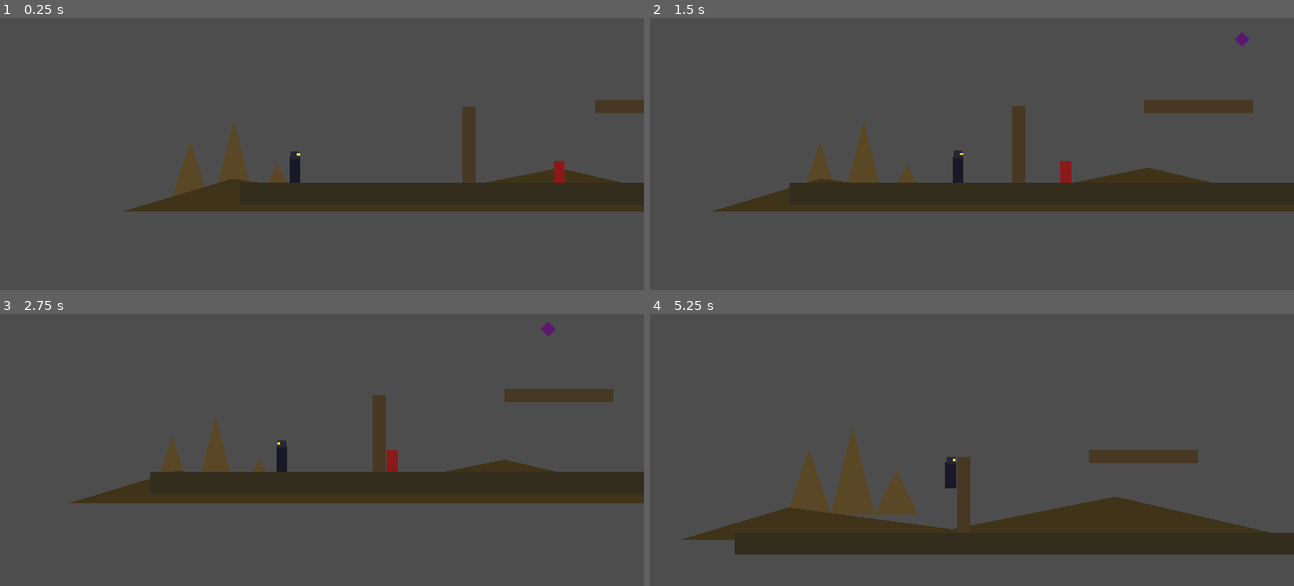
Above: before the commit, frames 1-4 (two rows, left to right).
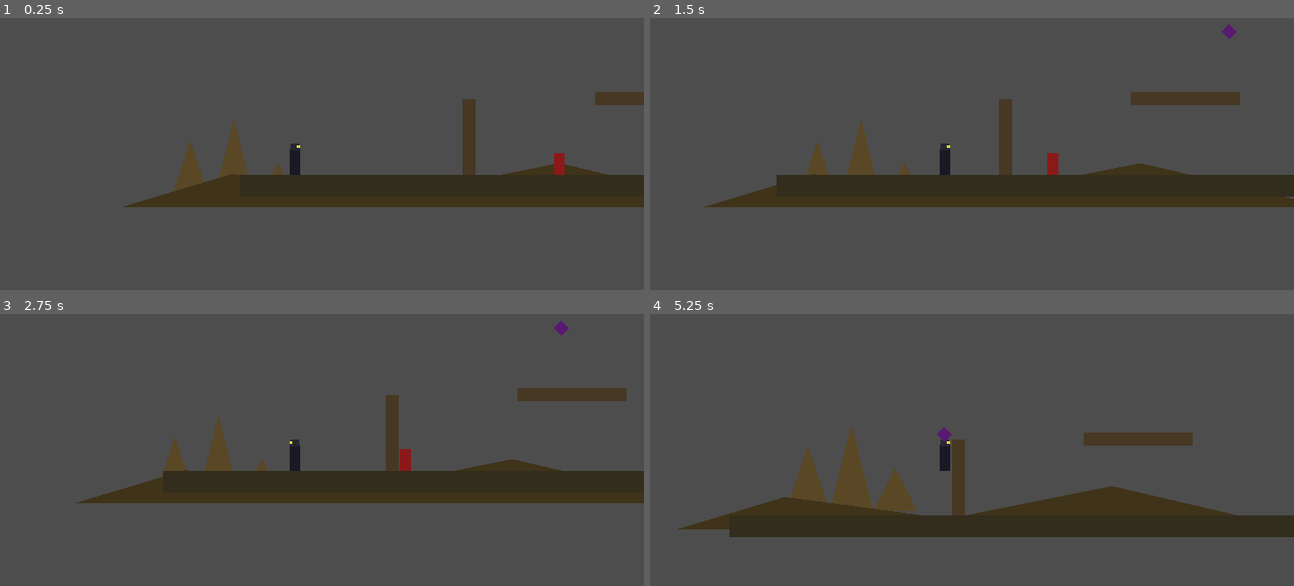
Above: after the commit, the same moments.

Repository: GloriousOrange/Iron-Lotus
Game: Godot game, scene res://scenes/Main.tscn
Two runs of this game, one before a commit and one after it. Both use one fixed random seed, a clock stepped at 60 frames per second and the inputs below.
Inputs (mouse positions are in pixels of both pictures, inside the frame that each line leads up to):
- Up to frame 1 (0.25 s): no input
- Up to frame 2 (1.5 s): move the mouse to (1100, 143) at 0.52 s; hold D (move_right) from 0.53 s (still down); tap Space (jump) at 0.6, 0.77, 1.07 s; click (1100, 143) at 0.67 s; move the mouse to (804, 181) at 1.27 s; tap J (attack1) at 1.35 s
- Up to frame 3 (2.75 s): tap Space (jump) at 1.52, 1.55, 1.82, 2.3 s; move the mouse to (367, 371) at 2.02 s; release D (move_right) at 2.03 s; hold A (move_left) from 2.03 s (still down); tap K (attack2) at 2.1 s
- Up to frame 4 (5.25 s): move the mouse to (907, 537) at 2.77 s; release A (move_left) at 2.78 s; hold D (move_right) 2.78-4.28 s; tap L (attack3) at 2.85 s; click (907, 537) at 2.92 s; tap Space (jump) at 3.02, 3.05, 3.32, 3.77, 3.8, 4.07, 4.52, 4.55, 4.82, 5.1 s; move the mouse to (1152, 518) at 3.52 s; hold Shift (block) 3.53-4.28 s; move the mouse to (733, 398) at 4.27 s; hold A (move_left) 4.28-5.03 s; tap Ctrl (dodge) at 4.35 s; move the mouse to (978, 458) at 5.02 s; hold D (move_right) from 5.03 s (still down); click (978, 458) at 5.17 s

The runs differ from the first frame. In frame 1, 3.8% of the frame differs, in the area x 19-100%, y 27-72%; in frame 2, 6.8%; in frame 3, 2.8%; in frame 4, 12%, in the area x 4-100%, y 41-89%.

Commit message:
Fix permanent invisibility bug on movement
Root cause: _update_facing() derived sprite.scale.x from its own
previous value (abs(scale.x) * facing). Facing normally stays ±1, but
a near-zero gamepad axis reading could round through signi() to
exactly 0 for a single frame, permanently zeroing scale.x from then on
(abs(0) * anything == 0 forever) -- the character would render at
zero width and never recover, matching "goes invisible once I move."

Fixed by deriving scale from a fixed magnitude constant instead of
reading back the mutated value, and gating facing/direction changes
behind an explicit deadzone so a noisy near-zero reading can never
register as a direction change. Applied the same fix to
EnemyHumanoid/EnemyFlying, which used the identical self-referential
pattern and were vulnerable to the same failure mode. Also removed a
counterproductive Camera2D position-smoothing setting discovered while
investigating -- the camera is a rigid child of the player, so
smoothing only added lag with no benefit, another way the player could
appear to drift toward the edge of the screen during movement.

Reproduced and verified via a temporary in-engine debug harness
(removed before commit) that auto-drove movement and captured
viewport frames directly, sidestepping unreliable desktop screenshots.

Co-Authored-By: Claude Sonnet 5 <noreply@anthropic.com>
Claude-Session: https://claude.ai/code/session_016vJwi5LB5wTBGbHKRXL5vZ

Diff:
--- a/scenes/player/Ninja.tscn
+++ b/scenes/player/Ninja.tscn
@@ -40,5 +40,3 @@
 shape = SubResource("RectangleShape2D_hitbox")
 
 [node name="Camera2D" type="Camera2D" parent="."]
-position_smoothing_enabled = true
-position_smoothing_speed = 8.0
--- a/scripts/enemies/EnemyFlying.gd
+++ b/scripts/enemies/EnemyFlying.gd
@@ -9,6 +9,7 @@
 const ATTACK_COOLDOWN := 1.2
 const BOB_HEIGHT := 14.0
 const BOB_SPEED := 2.0
+const VISUAL_SCALE_X := 1.0   ## fixed magnitude -- never derived from itself
 
 var _home_y := 0.0
 var _t := 0.0
@@ -47,7 +48,14 @@
 		velocity.x = _dir * PATROL_SPEED
 		velocity.y = cos(_t * BOB_SPEED) * BOB_HEIGHT - (global_position.y - _home_y)
 
-	if velocity.x != 0.0:
-		scale.x = abs(scale.x) * signi(velocity.x)
+	# Deadzone-gated so a near-vertical dive (velocity.x close to 0) can never
+	# collapse the facing direction to 0 -- that would permanently zero
+	# scale.x via a self-referential formula and hide the enemy for good.
+	# Keep the previous facing direction instead of flipping on tiny values.
+	if velocity.x > 1.0:
+		_dir = 1
+	elif velocity.x < -1.0:
+		_dir = -1
+	scale.x = VISUAL_SCALE_X * _dir
 
 	move_and_slide()
--- a/scripts/enemies/EnemyHumanoid.gd
+++ b/scripts/enemies/EnemyHumanoid.gd
@@ -9,6 +9,7 @@
 const AGGRO_RANGE := 220.0
 const ATTACK_RANGE := 34.0
 const ATTACK_COOLDOWN := 1.0
+const VISUAL_SCALE_X := 1.0   ## fixed magnitude -- never derived from itself
 
 @onready var ledge_check: RayCast2D = $LedgeCheck
 @onready var wall_check: RayCast2D = $WallCheck
@@ -45,7 +46,14 @@
 		in_aggro = global_position.distance_to(_player.global_position) <= AGGRO_RANGE
 
 	if in_aggro:
-		_dir = signi(to_player) if to_player != 0.0 else _dir
+		# Deadzone-gated: a near-zero `to_player` (enemy almost exactly aligned
+		# with the player) must never collapse `_dir` to 0 -- that would
+		# permanently zero `scale.x` below (self-referential formula) and
+		# freeze/hide the enemy for good. Keep the previous direction instead.
+		if to_player > 1.0:
+			_dir = 1
+		elif to_player < -1.0:
+			_dir = -1
 		velocity.x = _dir * CHASE_SPEED
 		if abs(to_player) <= ATTACK_RANGE and _attack_cd <= 0.0:
 			_attack()
@@ -54,8 +62,7 @@
 		if is_on_floor() and (not ledge_check.is_colliding() or wall_check.is_colliding()):
 			_dir *= -1
 
-	if _dir != 0:
-		scale.x = abs(scale.x) * _dir
+	scale.x = VISUAL_SCALE_X * _dir
 
 	move_and_slide()
 
--- a/scripts/player/Ninja.gd
+++ b/scripts/player/Ninja.gd
@@ -19,6 +19,8 @@
 const DODGE_DURATION := 0.25
 const DODGE_COOLDOWN := 0.6
 const DODGE_IFRAMES := 0.2
+const VISUAL_SCALE_X := 1.0       ## fixed magnitude -- never derived from itself
+const MELEE_HITBOX_OFFSET_X := 23.0
 
 const MAX_HEALTH := 100.0
 const THROW_AMMO_MAX := 8
@@ -130,15 +132,21 @@
 			var n := get_wall_normal()
 			velocity.x = n.x * WALL_JUMP_VELOCITY.x
 			velocity.y = WALL_JUMP_VELOCITY.y
-			facing = signi(n.x)
+			facing = -1 if n.x < 0.0 else 1
 
 	if _blocking:
 		velocity.x = 0.0
 	elif not climbing:
 		var input_dir := Input.get_axis("move_left", "move_right")
 		velocity.x = input_dir * MOVE_SPEED
-		if input_dir != 0.0:
-			facing = signi(input_dir)
+		# Deadzone-gated so gamepad axis noise near zero can never register as a
+		# direction change -- facing must only ever be +1 or -1, never 0 (a
+		# stray 0 here used to permanently zero out the sprite's scale, see
+		# _update_facing).
+		if input_dir > 0.2:
+			facing = 1
+		elif input_dir < -0.2:
+			facing = -1
 	else:
 		velocity.x = 0.0
 
@@ -157,8 +165,8 @@
 
 
 func _update_facing() -> void:
-	sprite.scale.x = abs(sprite.scale.x) * facing
-	melee_hitbox.position.x = abs(melee_hitbox.position.x) * facing
+	sprite.scale.x = VISUAL_SCALE_X * facing
+	melee_hitbox.position.x = MELEE_HITBOX_OFFSET_X * facing
 
 
 func _start_dodge() -> void:
